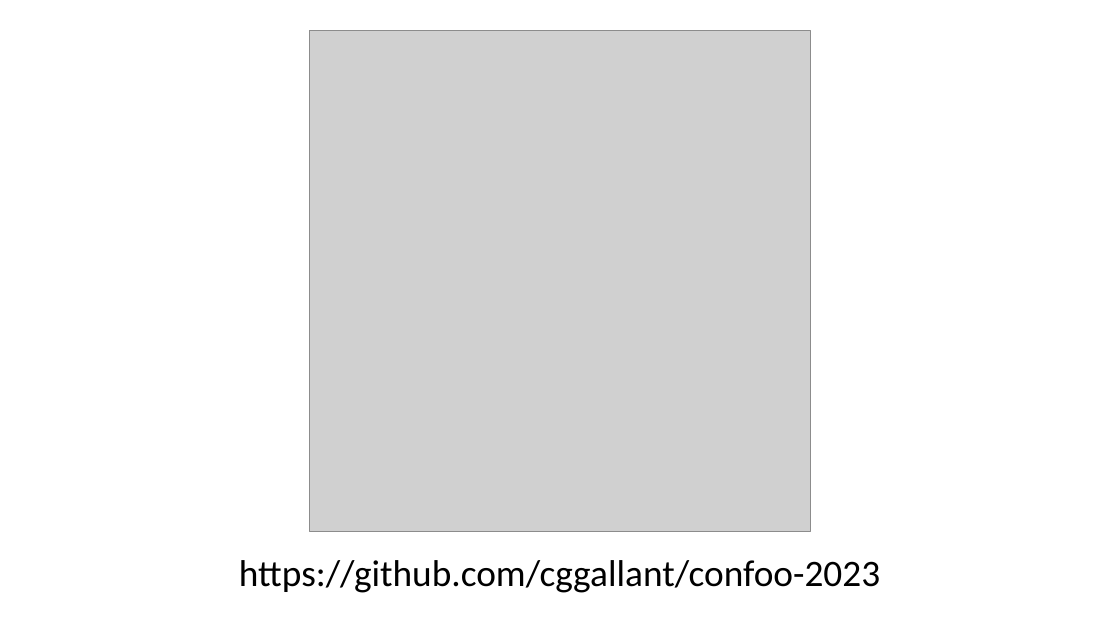
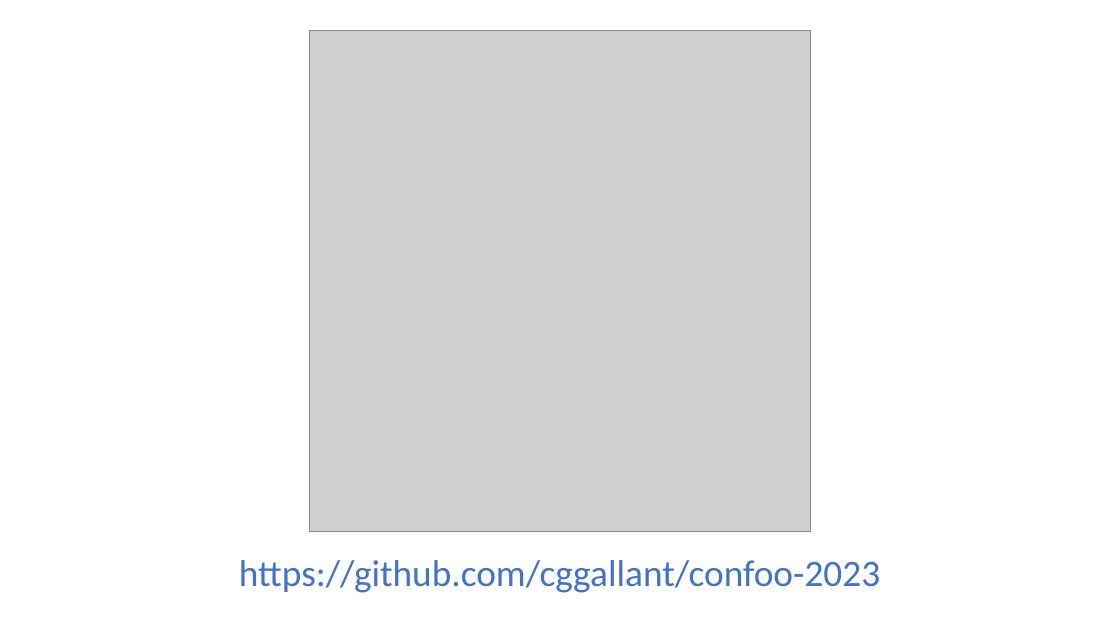
Before and after one commit to cggallant/confoo-2023, a slide deck: slide 4 of 02. ConFoo2023 - Building an interactive Slack bot.pptx. Drawn at 1120x630 pixels with LibreOffice and Linux fonts; fonts in the diff are those of the drawing; grey boxes stand for pictures. Boxes give left, top, right and bottom in pixels: in the first picture for what was removed or moved away, otherwise in the second. Text is boxed around its words. In the diff, an @@ line names an element or a change of style, - is before the commit and + after.

Commit message:
tweaked the link colors in the presentation and fixed up the links in the readme.

```diff
--- a/02. ConFoo2023 - Building an interactive Slack bot.pptx
+++ b/02. ConFoo2023 - Building an interactive Slack bot.pptx
@@ text "https://github.com/cggallant/confoo-2023" at (x1=239, y1=560, x2=880, y2=593): text colour #000000 to #4472C4 @@
```
Also in this commit, not shown: 1 other slide changed, 1 other file.
